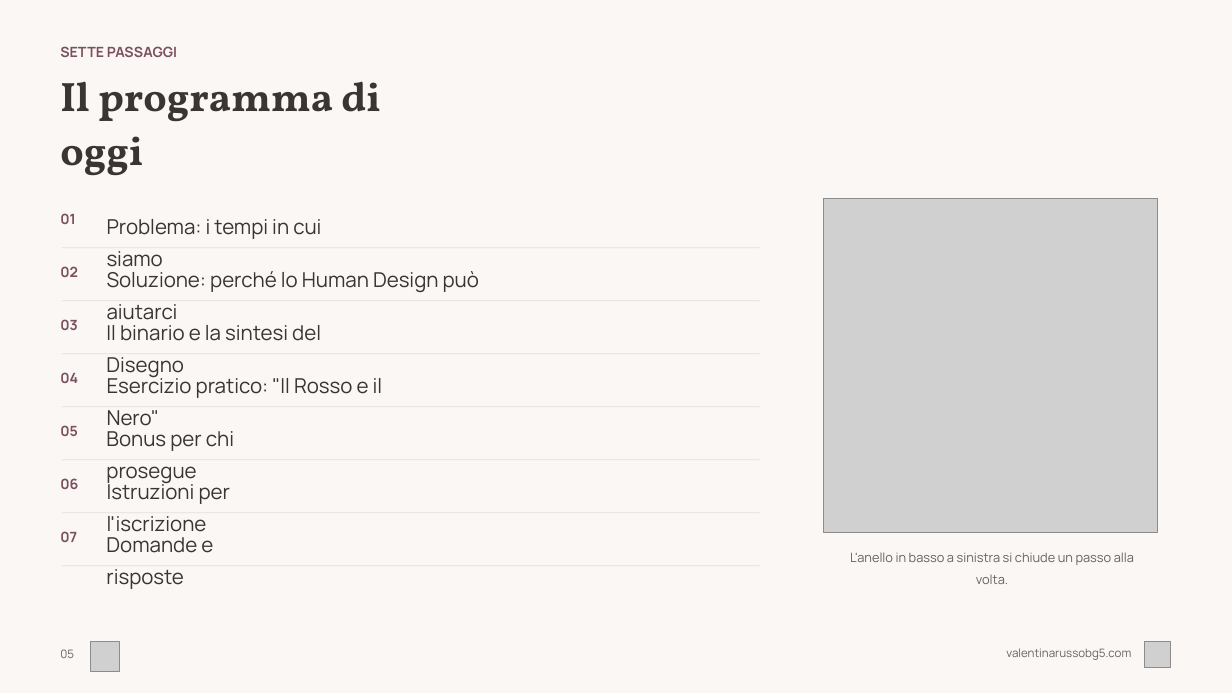
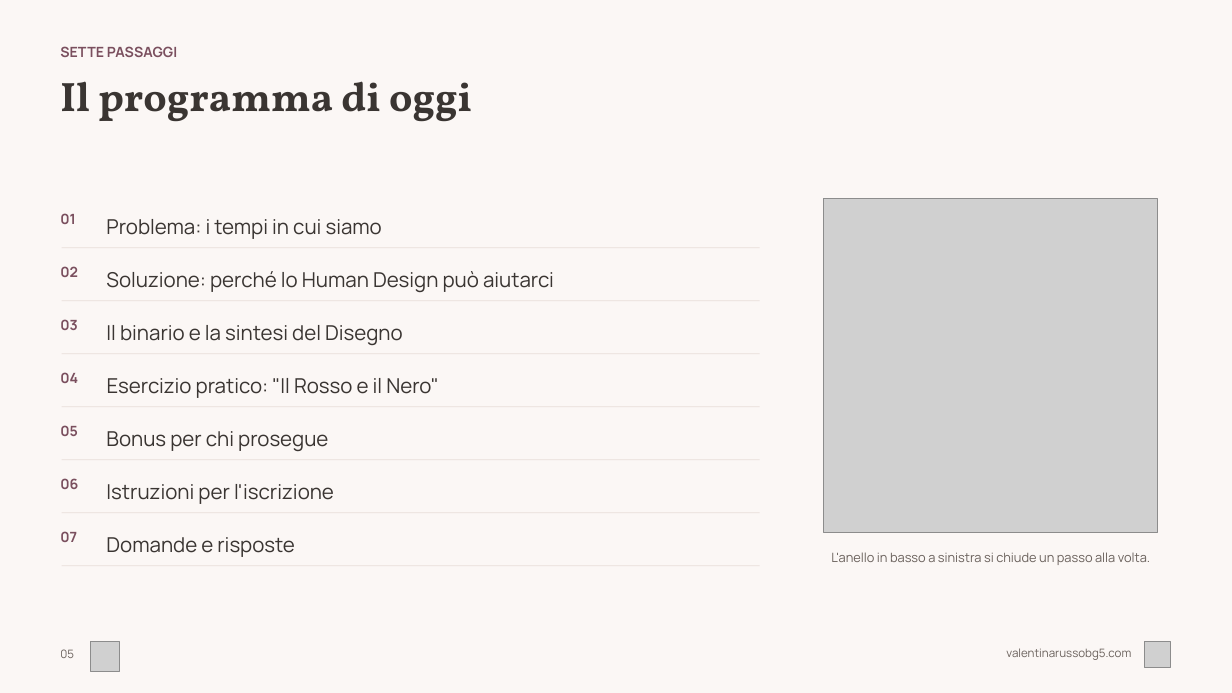
Before and after one commit to valentina-russo/valentinarusso-site, a slide deck: slide 5 of grav-site/root/kit-corso/corso-base-hd.pptx. Drawn at 1232x693 pixels with LibreOffice and Linux fonts; fonts in the diff are those of the drawing; grey boxes stand for pictures. Boxes give left, top, right and bottom in pixels: in the first picture for what was removed or moved away, otherwise in the second. Text is boxed around its words. In the diff, an @@ line names an element or a change of style, - is before the commit and + after.

```diff
--- a/grav-site/root/kit-corso/corso-base-hd.pptx
+++ b/grav-site/root/kit-corso/corso-base-hd.pptx
@@ text "Il programma di oggi" rewrapped from (x1=60, y1=81, x2=381, y2=176) to (x1=60, y1=81, x2=472, y2=122) @@
@@ text "Problema: i tempi in cui ..." rewrapped from (x1=107, y1=219, x2=321, y2=273) to (x1=106, y1=219, x2=382, y2=239) @@
@@ text "Soluzione: perché lo Human Design ..." rewrapped from (x1=107, y1=271, x2=479, y2=326) to (x1=106, y1=271, x2=554, y2=292) @@
@@ text "Il binario e la sintesi ..." rewrapped from (x1=106, y1=325, x2=321, y2=379) to (x1=106, y1=325, x2=403, y2=345) @@
@@ text "Esercizio pratico: "Il Rosso e ..." rewrapped from (x1=107, y1=374, x2=383, y2=432) to (x1=107, y1=378, x2=439, y2=398) @@
@@ text "Bonus per chi prosegue" rewrapped from (x1=106, y1=431, x2=234, y2=485) to (x1=106, y1=431, x2=328, y2=451) @@
@@ text "Istruzioni per l'iscrizione" rewrapped from (x1=107, y1=480, x2=230, y2=538) to (x1=106, y1=484, x2=334, y2=504) @@
@@ text "Domande e risposte" rewrapped from (x1=106, y1=537, x2=213, y2=589) to (x1=106, y1=537, x2=295, y2=557) @@
@@ text "L'anello in basso a sinistra ..." rewrapped from (x1=850, y1=552, x2=1134, y2=565) to (x1=831, y1=552, x2=1150, y2=565) @@
```
Also in this commit, not shown: 29 other slides changed, 1 other file.
